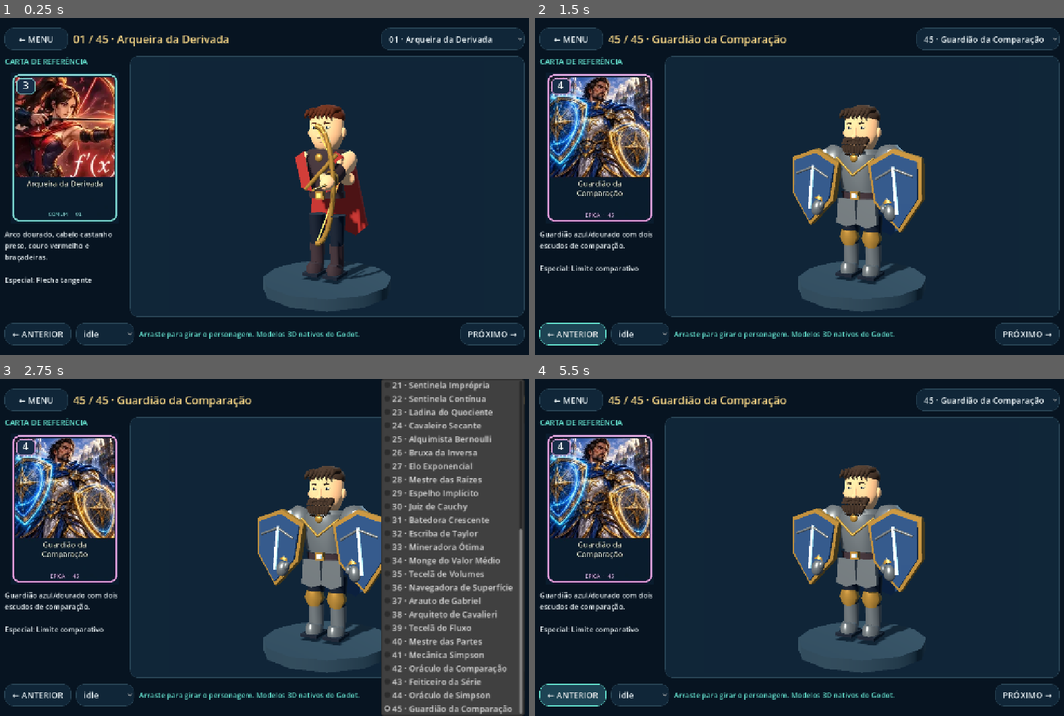
Above: before the commit, frames 1-4 (two rows, left to right).
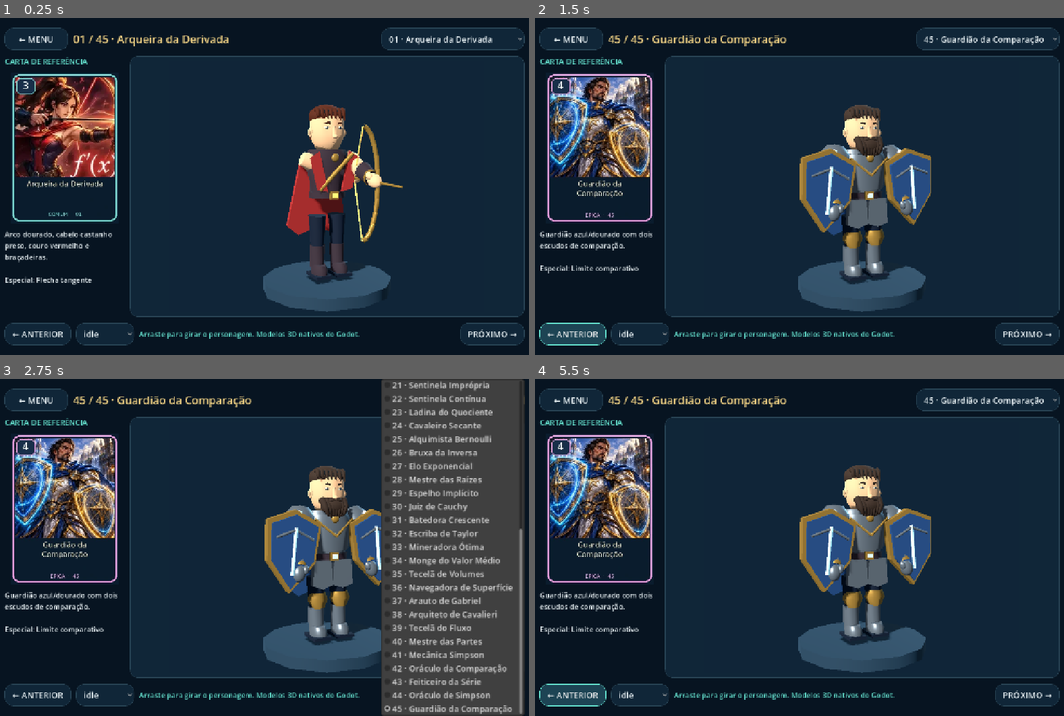
Above: after the commit, the same moments.

Repository: leosardinhalaus-math/leo-sardinha-math
Game: Godot game, scene res://scenes/CharacterGallery.tscn
Two runs of this game, one before a commit and one after it. Both use one fixed random seed, a clock stepped at 60 frames per second and the inputs below. This scene is started directly instead of the project's main scene.
Inputs:
- Up to frame 1 (0.25 s): no input
- Up to frame 2 (1.5 s): click "01 · Arqueira da Derivada" at 0.5 s; click "← ANTERIOR" at 1.25 s
- Up to frame 3 (2.75 s): click "45 · Guardião da Comparação" at 2 s
- Up to frame 4 (5.5 s): click "idle" at 2.75 s; click "PRÓXIMO →" at 3.5 s; click "01 · Arqueira da Derivada" at 4.25 s; click "← ANTERIOR" at 5 s

The runs differ from the first frame. In frame 1, 4.1% of the frame differs, in the area x 54-77%, y 25-79%; in frame 2, 5.8%; in frame 3, 5.4%; in frame 4, 5.8%, in the area x 48-75%, y 25-79%.

Commit message:
fix: smooth hair joins and keep the archer face visible in the 3D gallery

Diff:
--- a/scripts/CharacterGallery.gd
+++ b/scripts/CharacterGallery.gd
@@ -67,7 +67,7 @@
 	var light = DirectionalLight3D.new()
 	light.rotation_degrees = Vector3(-35,145,0)
 	light.light_energy = 0.85
-	light.light_color = Color("ffe3c3")
+	light.light_color = Color("fff1e2")
 	light.shadow_enabled = true
 	world.add_child(light)
 	var rim = DirectionalLight3D.new()
@@ -111,7 +111,7 @@
 	character = CHARACTER.instantiate()
 	world.add_child(character)
 	character.configure(card)
-	character.rotation.y = -0.45
+	character.rotation.y = 0.45
 	portrait.texture = Cards.texture(int(card.id))
 	heading.text = "%02d / 45 · %s" % [int(card.id),card.name]
 	description.text = str(card.visual.notes) + "\n\nEspecial: " + str(card.ability)
--- a/scripts/IslandDiorama.gd
+++ b/scripts/IslandDiorama.gd
@@ -169,8 +169,13 @@
      chain.rotation.x = PI/2 if link%2==0 else 0.0
  # A waterfall (or lava fall) reveals the cliff height at the front shore.
  var fall_color = Color("ec9453") if world_index==4 else Color("72b5c6")
+ var shore = _shore(1.27)
+ var fall_top = height_at(shore.x,shore.y)+0.04
+ var fall_bottom = -1.68
  for strip in range(5):
-  Geo.part(self,"LavaFall" if world_index==4 else "Waterfall","box",Vector3(2.1+strip*0.10,-0.65,3.31),Vector3(0.075,1.70+sin(strip)*0.10,0.04),Geo.material(fall_color.lightened((strip%2)*0.10),false,world_index==4))
+  Geo.part(self,"LavaFall" if world_index==4 else "Waterfall","box",Vector3(shore.x+(strip-2)*0.085,(fall_top+fall_bottom)/2,shore.y+0.045),Vector3(0.09,fall_top-fall_bottom,0.055),Geo.material(fall_color.lightened((strip%2)*0.10),false,world_index==4))
+ var spray = Geo.part(self,"WaterfallFoam","ring",Vector3(shore.x,-1.68,shore.y+0.13),Vector3(0.40,0.09,0.24),Geo.material(fall_color.lightened(0.20)))
+ spray.cast_shadow = GeometryInstance3D.SHADOW_CASTING_SETTING_OFF
 
 func set_progress(completed: Array,unlocked: Array[bool]) -> void:
  for index in range(6):
--- a/scripts/NativeCharacter.gd
+++ b/scripts/NativeCharacter.gd
@@ -53,7 +53,7 @@
 	cloth = Geo.material(Color(profile.get("color", "#294975")))
 	gold = Geo.material(Color(profile.get("trim", "#d4ac59")), true)
 	skin = Geo.material(Color(profile.get("skin", "#e4b98f")))
-	hair = Geo.material(Color(profile.get("hair", "#30251f")))
+	hair = Geo.material(Color(profile.get("hair", "#30251f")).darkened(0.06))
 	glow = Geo.material(Color(profile.get("glow", "#8defff")), false, true)
 	steel = Geo.material(Color("899aaa"), true)
 	dark = Geo.material(Color("142032"))
@@ -167,12 +167,13 @@
 	_hair(helmet)
 	if profile.get("detail") == "beard":
 		var long_beard = profile.get("hair_style") in ["long","hood"]
+		_p(head,"BeardVolume","sphere",Vector3(0,-0.15,-0.15),Vector3(0.145,0.09,0.095),hair)
 		var beard_paths: Array = []
 		for index in range(7):
 			var x = (index-3)*0.041
 			var length = (0.29 if long_beard else 0.14)*(1.0-absf(x)*2.2)
 			beard_paths.append([Vector3(x,-0.078,-0.16+absf(x)*0.2),Vector3(x*0.95,-0.15,-0.205),Vector3(x*0.74,-0.19-length*0.35,-0.217),Vector3(x*0.45,-0.17-length,-0.17)])
-		Geo.locks(head,"SculptedBeard",beard_paths,0.034,hair)
+		Geo.locks(head,"SculptedBeard",beard_paths,0.044,hair)
 		var moustache_paths: Array = []
 		for side in [-1.0,1.0]:
 			moustache_paths.append([Vector3(side*0.014,-0.079,-0.193),Vector3(side*0.06,-0.087,-0.208),Vector3(side*0.11,-0.115,-0.181)])
--- a/scripts/NativeGeometry.gd
+++ b/scripts/NativeGeometry.gd
@@ -276,14 +276,15 @@
 	surface.begin(Mesh.PRIMITIVE_TRIANGLES)
 	for path in paths:
 		for row in range(path.size()-1):
-			var tangent = (path[row+1]-path[row]).normalized()
-			var normal = tangent.cross(Vector3.FORWARD)
-			if normal.length_squared()<0.01: normal = tangent.cross(Vector3.UP)
-			normal = normal.normalized()
-			var binormal = tangent.cross(normal).normalized()
 			for side in range(8):
 				for offset in [Vector2i(0,0),Vector2i(1,0),Vector2i(1,1),Vector2i(0,0),Vector2i(1,1),Vector2i(0,1)]:
-					var progress = float(row+offset.x)/(path.size()-1)
+					var at = row+offset.x
+					var tangent = (path[mini(at+1,path.size()-1)]-path[maxi(at-1,0)]).normalized()
+					var normal = tangent.cross(Vector3.FORWARD)
+					if normal.length_squared()<0.01: normal = tangent.cross(Vector3.UP)
+					normal = normal.normalized()
+					var binormal = tangent.cross(normal).normalized()
+					var progress = float(at)/(path.size()-1)
 					var width = radius*maxf(0.035,1.0-pow(progress,1.6))
 					var angle = (side+offset.y)*TAU/8
 					var shade = 0.9+0.1*cos(angle)
